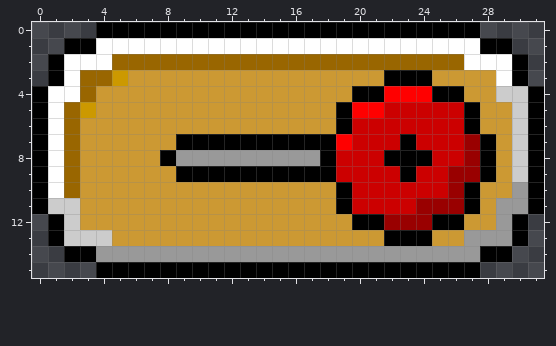
File history of a pixel-art sprite, sprites/button/button_off_pressed.png. That is the earlier state.
The file is 32x16 pixels.
After the commit:
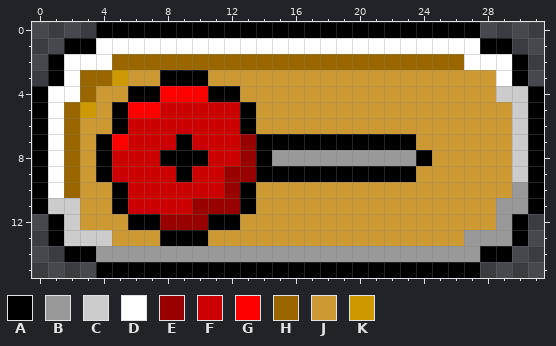
Palette (. is transparent): A #000000  B #999999  C #cccccc  D #ffffff  E #990000  F #cc0000  G #ff0000  H #996600  J #cc9933  K #cc9900
Message: Changed rotation of switch buttons
Changes in this commit:
@@ x 0..31 @@
  2 .ADDDHHHHHHHHHHHHHHHHHHHHHHDDDA.
- 3 .ADHHKJJJJJJJJJJJJJJJJAAAJJJJDA.
- 4 ADDHJJJJJJJJJJJJJJJJAAGGGAAJJCCA
- 5 ADHKJJJJJJJJJJJJJJJAGGFFFFFAJJCA
- 6 ADHJJJJJJJJJJJJJJJJAFFFFFFFAJJCA
- 7 ADHJJJJJJAAAAAAAAAAGFFFAFFFEAJCA
- 8 ADHJJJJJABBBBBBBBBAFFFAAAFFEAJCA
- 9 ADHJJJJJJAAAAAAAAAAFFFFAFFEEAJCA
-10 ADHJJJJJJJJJJJJJJJJAFFFFFFEAJJBA
-11 ACCJJJJJJJJJJJJJJJJAFFFFEEEAJBBA
-12 .ACJJJJJJJJJJJJJJJJJAAEEEAAJJBA.
-13 .ACCCJJJJJJJJJJJJJJJJJAAAJJBBBA.
+ 3 .ADHHKJJAAAJJJJJJJJJJJJJJJJJJDA.
+ 4 ADDHJJAAGGGAAJJJJJJJJJJJJJJJJCCA
+ 5 ADHKJAGGFFFFFAJJJJJJJJJJJJJJJJCA
+ 6 ADHJJAFFFFFFFAJJJJJJJJJJJJJJJJCA
+ 7 ADHJAGFFFAFFFEAAAAAAAAAAJJJJJJCA
+ 8 ADHJAFFFAAAFFEABBBBBBBBBAJJJJJCA
+ 9 ADHJAFFFFAFFEEAAAAAAAAAAJJJJJJCA
+10 ADHJJAFFFFFFEAJJJJJJJJJJJJJJJJBA
+11 ACCJJAFFFFEEEAJJJJJJJJJJJJJJJBBA
+12 .ACJJJAAEEEAAJJJJJJJJJJJJJJJJBA.
+13 .ACCCJJJAAAJJJJJJJJJJJJJJJJBBBA.
 14 ..AABBBBBBBBBBBBBBBBBBBBBBBBAA..
Boxes around the changes in both pictures, in picture pixels (x1, y1, x2, y2):
changed: (96, 70, 272, 246)
changed: (320, 70, 496, 246)
